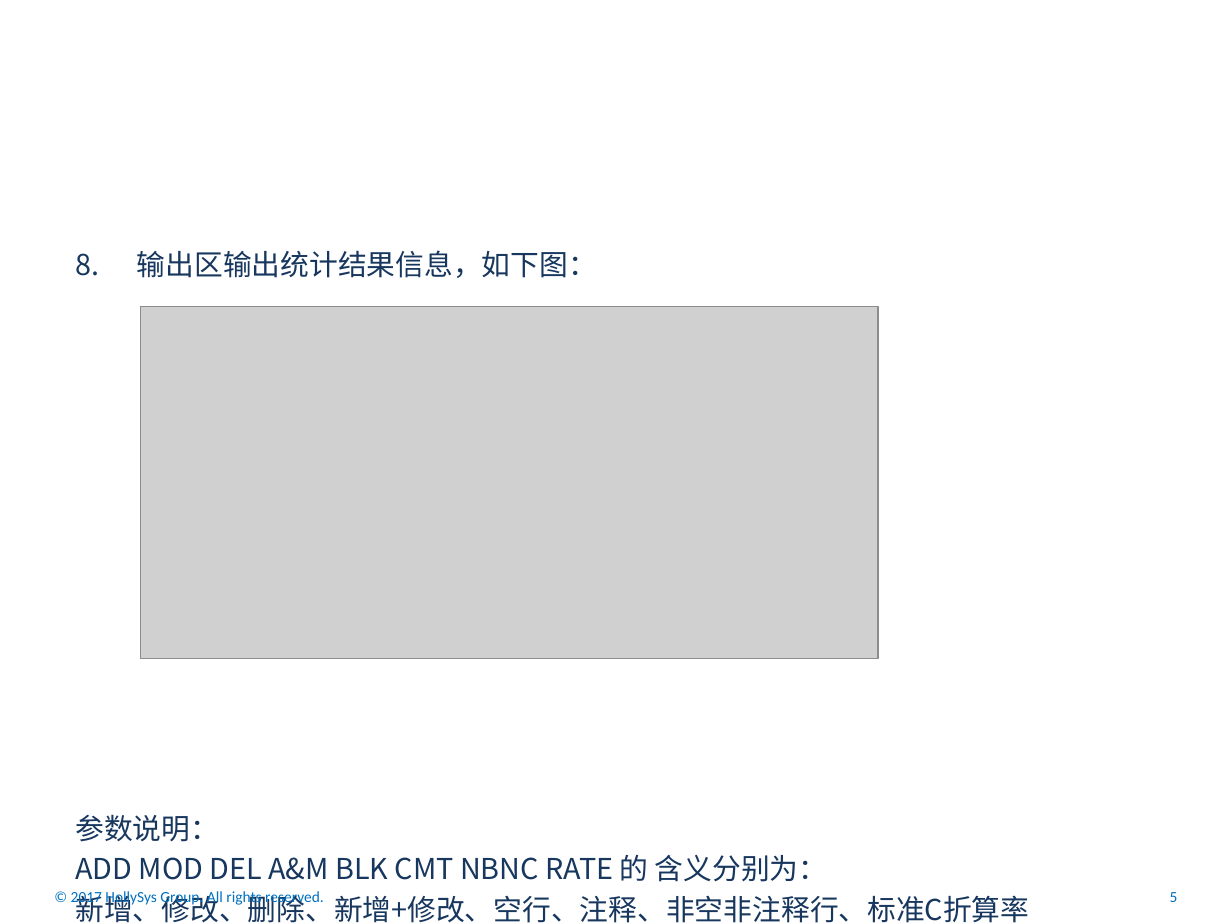
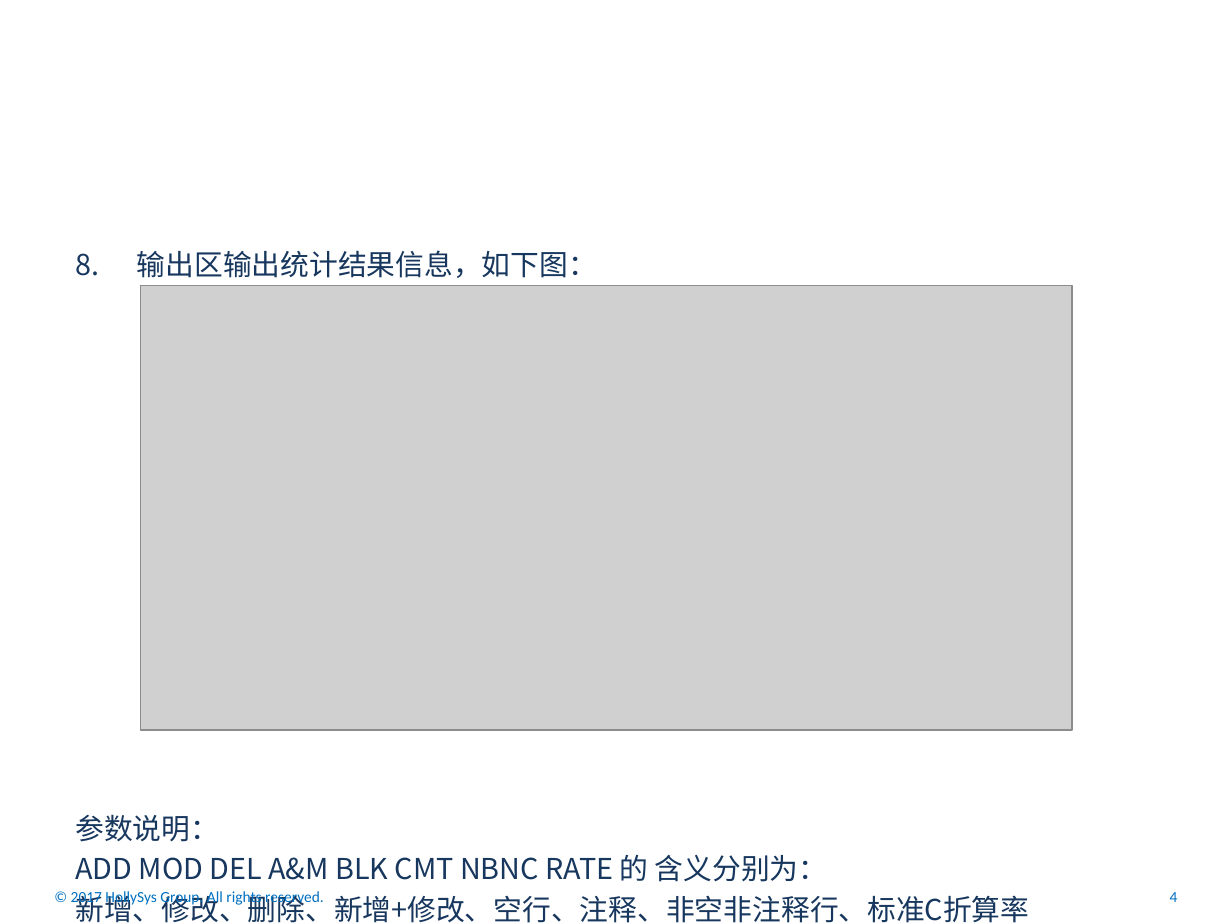
Before and after one commit to mummily/Hollysys, a slide deck: slide 5 of 杂项.AT/其它/TFS代码统计工具介绍.pptx (slide 6 before the commit). Drawn at 1232x924 pixels with LibreOffice and Linux fonts; fonts in the diff are those of the drawing; grey boxes stand for pictures; background and template pictures are left out. Boxes give left, top, right and bottom in pixels: in the first picture for what was removed or moved away, otherwise in the second. Text is boxed around its words. In the diff, an @@ line names an element or a change of style, - is before the commit and + after.

```diff
--- a/杂项.AT/其它/TFS代码统计工具介绍.pptx
+++ b/杂项.AT/其它/TFS代码统计工具介绍.pptx
@@ picture resized from (x1=140, y1=307, x2=877, y2=658) to (x1=140, y1=286, x2=1072, y2=731) @@
@@ text at (x1=71, y1=891, x2=1178, y2=907): text changed @@
-© 2017 HollySys Group. All rights reserved. 5
+© 2017 HollySys Group. All rights reserved. 4
```
Also in this commit, not shown: 4 other slides changed, 1 slide removed, 2 other files.
